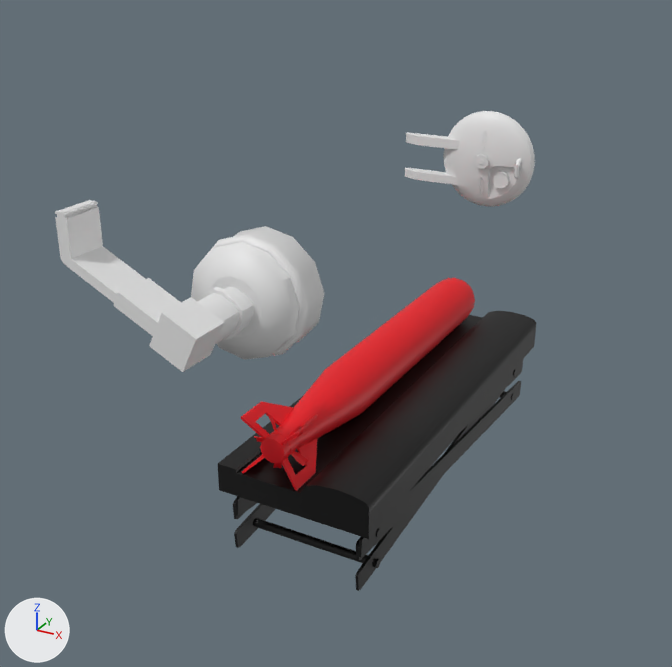
A saved change to the FBX model Blender/submarine/zdvizka/SKM_Loader.fbx.
One viewpoint serves both versions: a 50 mm camera at (2.3, -9.7, 4.24) aimed at (-1.43, -2.91, 0.85). Lighting does not change. The marker at lower left points along +X, +Y and +Z. Where no turn or scale is listed for an object, it has been applied to the vertices.

Names of what the first picture shows: 'Torpedo'.
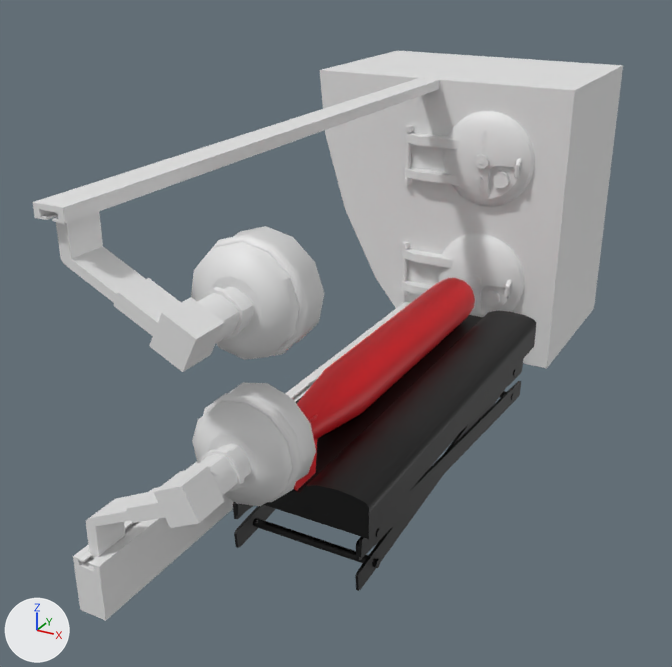
Where the change shows, as pixel boxes (x1, y1, x2, y2) in the pictures (672 x 667 px):
'Cylinder.001', added
    after: (33, 51, 623, 621)

Diff of the bpy script that builds the scene:
```diff
--- a/Blender/submarine/zdvizka/SKM_Loader.fbx.py
+++ b/Blender/submarine/zdvizka/SKM_Loader.fbx.py
@@ mat_material @@
+mat_material = principled_material('Material')
+mat_material.base_color = (0.8, 0.8, 0.8)  # white #e7e7e7
@@ me_cylinder_011 @@
+me_cylinder_011.from_pydata(...)  # 1239 vertices, 1174 faces; spans x -2.71..0.0, y -6.13..0.95, z 0.0..2.84
+me_cylinder_011.materials.append(mat_material)  # white #e7e7e7
@@ ob_cylinder_001 @@
+ob_cylinder_001 = bpy.data.objects.new('Cylinder.001', me_cylinder_011)
+ob_cylinder_001.location = (0.0, 0.0, 0.0)
```
